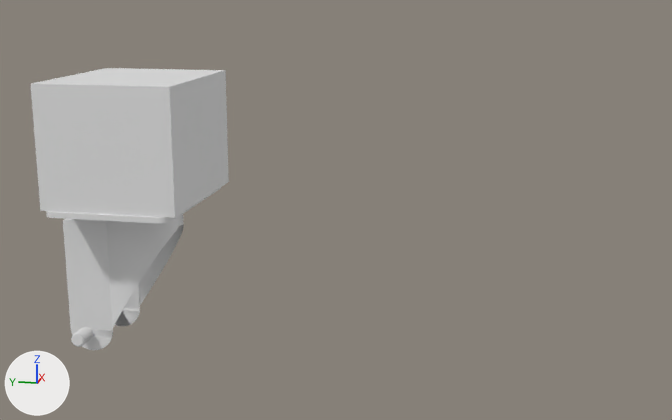
One commit to the COLLADA model branches/experimental/stacks/pharos_segbot/segbot_description/meshes/rmp50-castor-link.dae: the scene before it, then after it.
One viewpoint serves both versions: a 50 mm lens placed at (-0.645, 0.01, 0.049), pointed at (0.0, 0.139, -0.112). The lights are fixed; the arrows at lower left show +X, +Y and +Z. Materials are left out; every surface is plain grey. Where no turn or scale is listed for an object, it has been applied to the vertices. Vertices at the same position are counted once.

The scene before the commit, as lines of its bpy script (objects in view):
```python
ob_group_0 = bpy.data.objects.new('group_0', None)
ob_group_0.parent = ob_sketchup
ob_group_0.location = (-0.0618, 0.239, -0.225)
ob_group_1 = bpy.data.objects.new('group_1', None)
ob_group_1.parent = ob_group_0
ob_group_1.location = (0.0, 0.00459, 0.0)
ob_group_2 = bpy.data.objects.new('group_2', me_group_2)
ob_group_2.parent = ob_group_1
ob_group_2.location = (0.123, 0.0, 0.112)
ob_group_2.rotation_euler = (0.0, 0.0, 1.571)  # degrees (0, 0, 90)
ob_group_2.scale = (1.17, 1.17, 1.17)
ob_group_3 = bpy.data.objects.new('group_3', me_group_3)
ob_group_3.parent = ob_group_1
ob_group_3.location = (0.0914, 0.0142, 0.0)
ob_group_3.rotation_euler = (0.0, 0.0, 1.571)  # degrees (0, 0, 90)
ob_group_3.scale = (1.17, 1.17, 1.17)
ob_group_4 = bpy.data.objects.new('group_4', me_group_4)
ob_group_4.parent = ob_group_3
ob_group_4.location = (0.000879, 0.000876, 0.0897)
ob_group_5 = bpy.data.objects.new('group_5', me_group_5)
ob_group_5.parent = ob_group_3
ob_group_5.location = (0.0593, 0.0113, 0.0117)
ob_group_6 = bpy.data.objects.new('group_6', me_group_6)
ob_group_6.parent = ob_group_1
ob_group_6.location = (0.0968, 0.0744, 0.00292)
ob_group_6.rotation_euler = (0.0, 0.0, 1.571)  # degrees (0, 0, 90)
ob_group_6.scale = (1.17, 1.17, 1.17)
ob_group_7 = bpy.data.objects.new('group_7', me_group_7)
ob_group_7.parent = ob_group_0
ob_group_7.location = (0.0018, 0.0, 0.117)
```
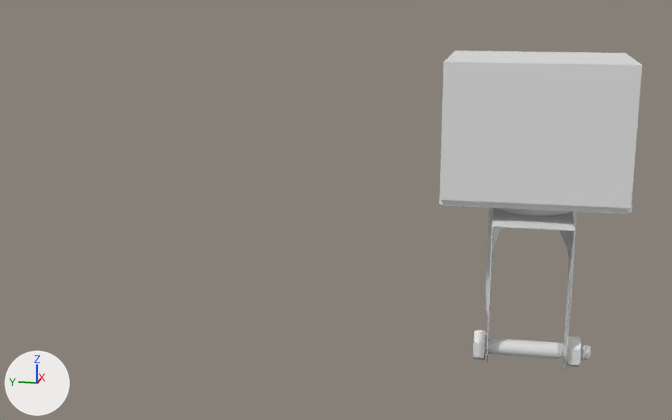
ob_group_0 is not drawn itself; it is the parent of ob_group_1, ob_group_7.

What changed in the scene script:
```text
Change me_group_3:
    used by ob_group_3; parent = ob_group_1; location = (0.0914, 0.0142, 0.0); rotation_euler = (0.0, 0.0, 1.571), in degrees (0, 0, 90); scale = (1.17, 1.17, 1.17)
    remove me_group_3.from_pydata(...)  # 143 vertices, 225 faces; spans x 0.0..0.0704, y 0.0..0.0511, z 0.0..0.0894
    add me_group_3.from_pydata(...)  # 999 vertices, 1946 faces; spans x 0.0..0.0794, y 0.0..0.1048, z 0.0004..0.004
    me_group_3 part 1: 143 vertices removed from x 0.0..0.0704, y 0.0..0.0511, z 0.0..0.0894; 999 vertices added at x 0.0..0.0794, y 0.0..0.1048, z 0.0004..0.004
Change me_group_4:
    used by ob_group_4; parent = ob_group_3; location = (0.000879, 0.000876, 0.0897)
    remove me_group_4.from_pydata(...)  # 514 vertices, 917 faces; spans x 0.0..0.0534, y 0.0..0.0493, z 0.0..0.0102
    add me_group_4.from_pydata(...)  # 143 vertices, 225 faces; spans x 0.0..0.0704, y 0.0..0.0511, z 0.0..0.0894
    me_group_4 part 2: 514 vertices removed from x 0.0..0.0534, y 0.0..0.0493, z 0.0..0.0102; 143 vertices added at x 0.0..0.0704, y 0.0..0.0511, z 0.0..0.0894
Change me_group_5:
    used by ob_group_5; parent = ob_group_3; location = (0.0593, 0.0113, 0.0117)
    remove me_group_5.from_pydata(...)  # 24 vertices, 22 faces; spans x -0.05931..-0.05824, y 0.00722..0.02048, z 0.06745..0.07537
    add me_group_5.from_pydata(...)  # 514 vertices, 917 faces; spans x 0.0..0.05341, y 0.0..0.04935, z 0.0..0.01016
    me_group_5 part 3: 441 vertices added at x 0.0..0.05341, y 0.0..0.04935, z 0.0..0.0066
Change me_group_6:
    used by ob_group_6; parent = ob_group_1; location = (0.0968, 0.0744, 0.00292); rotation_euler = (0.0, 0.0, 1.571), in degrees (0, 0, 90); scale = (1.17, 1.17, 1.17)
    remove me_group_6.from_pydata(...)  # 1570 vertices, 3135 faces; spans x 0.0..0.0159, y 0.0..0.0659, z 0.0..0.0183
    add me_group_6.from_pydata(...)  # 24 vertices, 22 faces; spans x -0.0593..-0.0582, y 0.0072..0.0205, z 0.0674..0.0754
    me_group_6 part 4: 1570 vertices removed from x 0.0..0.0159, y 0.0..0.0659, z 0.0..0.0183
Change me_group_7:
    used by ob_group_7; parent = ob_group_0; location = (0.0018, 0.0, 0.117)
    remove me_group_7.from_pydata(...)  # 8 vertices, 12 faces; spans x 0.0..0.12, y 0.0..0.1, z 0.0..0.0893
    add me_group_7.from_pydata(...)  # 1570 vertices, 3135 faces; spans x 0.0..0.0159, y 0.0..0.0659, z 0.0..0.0183
    me_group_7 part 5: 8 vertices removed from x 0.0..0.12, y 0.0..0.1, z 0.0..0.0893; 1570 vertices added at x 0.0..0.0159, y 0.0..0.0659, z 0.0..0.0183
Add me_group_1:
    me_group_1.from_pydata(...)  # a box spanning x 0.0..0.12, y 0.0..0.1, z 0.0..0.0893
Change ob_group_0:
    ob_group_0.location: (-0.0618, 0.239, -0.225) -> (-0.0513, -0.0618, -0.207)
Change ob_group_1:
    ob_group_1: bpy.data.objects.new('group_1', None) -> bpy.data.objects.new('group_1', me_group_1)
    ob_group_1.location: (0.0, 0.00459, 0.0) -> (0.101, 0.0018, 0.117)
    ob_group_1.rotation_euler: (0.0, 0.0, 0.0) -> (0.0, 0.0, 1.571)  # degrees (0, 0, 0) -> degrees (0, 0, 90)
Change ob_group_2:
    ob_group_2: bpy.data.objects.new('group_2', me_group_2) -> bpy.data.objects.new('group_2', None)
    ob_group_2.parent: ob_group_1 -> ob_group_0
    ob_group_2.location: (0.123, 0.0, 0.112) -> (0.0967, 0.0, 0.000141)
    ob_group_2.scale: (1.17, 1.17, 1.17) -> (1.0, 1.0, 1.0)
Change ob_group_3:
    ob_group_3.parent: ob_group_1 -> ob_group_2
    ob_group_3.location: (0.0914, 0.0142, 0.0) -> (0.123, 0.0, 0.112)
Change ob_group_4:
    ob_group_4.parent: ob_group_3 -> ob_group_2
    ob_group_4.location: (0.000879, 0.000876, 0.0897) -> (0.0914, 0.0142, 0.0)
    ob_group_4.rotation_euler: (0.0, 0.0, 0.0) -> (0.0, 0.0, 1.571)  # degrees (0, 0, 0) -> degrees (0, 0, 90)
    ob_group_4.scale: (1.0, 1.0, 1.0) -> (1.17, 1.17, 1.17)
Change ob_group_5:
    ob_group_5.parent: ob_group_3 -> ob_group_4
    ob_group_5.location: (0.0593, 0.0113, 0.0117) -> (0.000879, 0.000876, 0.0897)
Change ob_group_6:
    ob_group_6.rotation_euler: (0.0, 0.0, 1.571) -> (0.0, 0.0, 0.0)  # degrees (0, 0, 90) -> degrees (0, 0, 0)
    ob_group_6.scale: (1.17, 1.17, 1.17) -> (1.0, 1.0, 1.0)
    ob_group_6.parent: ob_group_1 -> ob_group_4
    ob_group_6.location: (0.0968, 0.0744, 0.00292) -> (0.0593, 0.0113, 0.0117)
Change ob_group_7:
    ob_group_7.parent: ob_group_0 -> ob_group_2
    ob_group_7.location: (0.0018, 0.0, 0.117) -> (0.0968, 0.0744, 0.00292)
    ob_group_7.rotation_euler: (0.0, 0.0, 0.0) -> (0.0, 0.0, 1.571)  # degrees (0, 0, 0) -> degrees (0, 0, 90)
    ob_group_7.scale: (1.0, 1.0, 1.0) -> (1.17, 1.17, 1.17)
Add ob_group_10:
    ob_group_10 = bpy.data.objects.new('group_10', me_group_10)  # 853 vertices, 1782 faces; spans x -0.0186..0.0, y -0.0088..0.0, z 0.0..0.0215
    ob_group_10.location = (-0.0289, -0.0269, -0.2035)
Add ob_group_8:
    ob_group_8 = bpy.data.objects.new('group_8', me_group_8)  # 110 vertices, 111 faces; spans x 0.0..0.0815, y 0.0064..0.0642, z 0.0174..0.1058
    ob_group_8.location = (-0.0513, -0.0357, -0.2065)
```

Pixel boxes (x1, y1, x2, y2) of what changed, in the pictures (672 x 420 px):
'group_1', now drawn
    after: (440, 51, 642, 208)
'group_7', reshaped, moved, rescaled, turned
    before: (31, 68, 229, 218)
    after: (473, 330, 591, 361)
'group_3', reshaped, moved, turned, rescaled
    before: (63, 214, 183, 350)
    after: (439, 197, 632, 214)
'group_4', reshaped, moved, turned, rescaled (not visible before)
    after: (486, 208, 577, 370)
'group_2', no longer drawn
    before: (46, 187, 221, 223)
'group_10', added
    after: (566, 336, 581, 367)
'group_5', reshaped, moved, turned, rescaled
    before: (177, 217, 183, 229)
    after: (496, 208, 572, 216)
'group_6', reshaped, moved, turned, rescaled (not visible afterwards)
    before: (71, 326, 93, 347)
'group_8', added
    after: (487, 209, 575, 354)
part 3 of me_group_5, added
    after: (496, 208, 572, 216)
